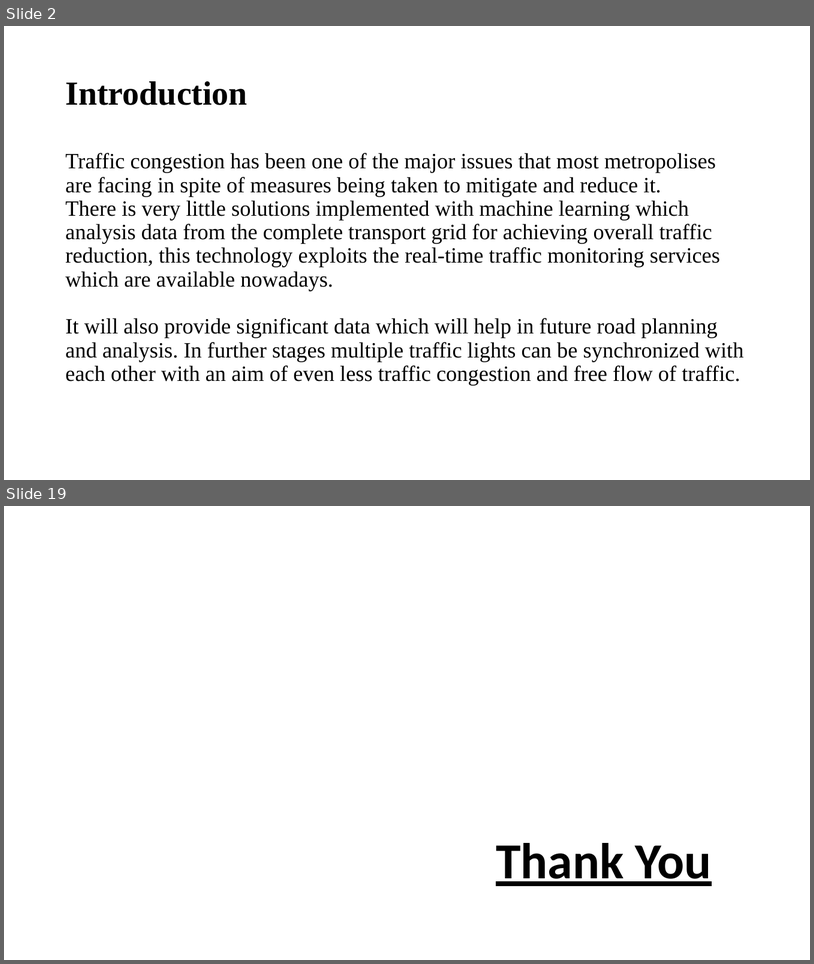
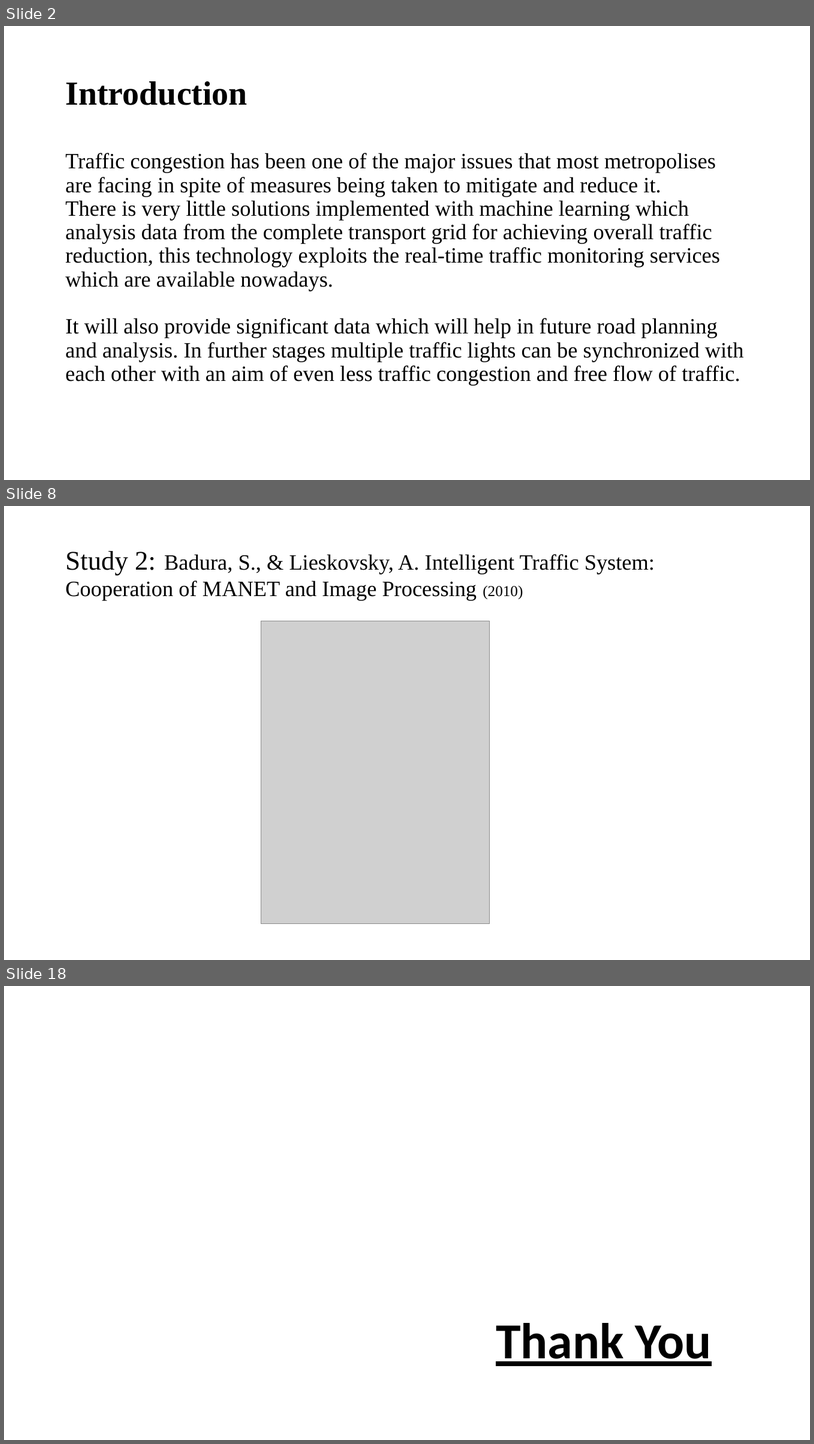
Before and after one commit to kamaljohnson/adaptive-traffic-signal-control, a slide deck: documents/Litrature Review.pptx. Shown one above the other, each under a label of ours: slides 2 and 19 before the commit, slides 2, 8 and 18 after it; the slides between them are not shown. The pictures are 814x964 and 814x1444 pixels, drawn with LibreOffice and Linux fonts; fonts in the diff are those of the drawing; grey boxes stand for pictures. Boxes give left, top, right and bottom in pixels: in the first picture for what was removed or moved away, otherwise in the second. Text is boxed around its words. In the diff, an @@ line names an element or a change of style, - is before the commit and + after.

```diff
--- a/documents/Litrature Review.pptx
+++ b/documents/Litrature Review.pptx
@@ slide 8 added at bbox=[4, 506, 810, 960], background #FFFFFF @@
@@ title added at bbox=[65, 551, 655, 600], 26 pt, text #000000 @@
+Study 2: Badura, S., & Lieskovsky, A. Intelligent Traffic System: Cooperation of MANET and Image Processing (2010)
@@ picture added at bbox=[261, 621, 490, 924] @@
@@ what was slide 19 is now slide 18 @@
```
Also in this commit, not shown: 12 slides changed, 3 other slides added, 5 slides removed.
